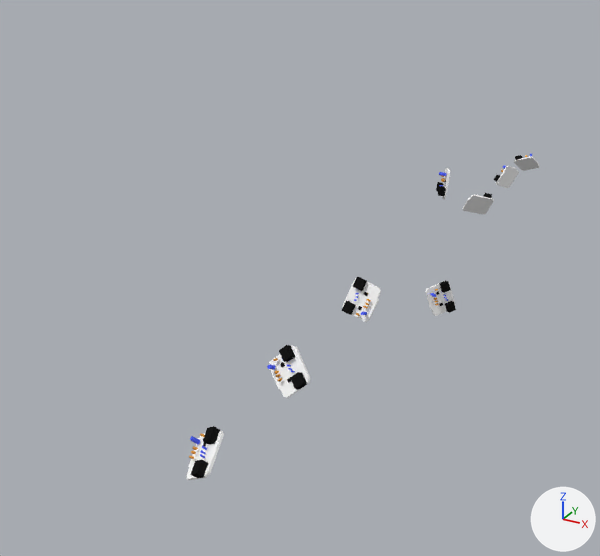
What one commit did to the Blender file Armature/Chordata_Armature_full.blend.
Both versions are drawn from a 50 mm lens placed at (3.42, -7.57, 3.33), pointed at (-0.56, -0.34, -0.29). Lighting does not change. The marker at lower right points along +X, +Y and +Z.

In view in the first picture: 'base', 'head', 'l-arm', 'l-forarm', 'l-hand', 'r-arm', 'r-forarm', 'r-hand'.
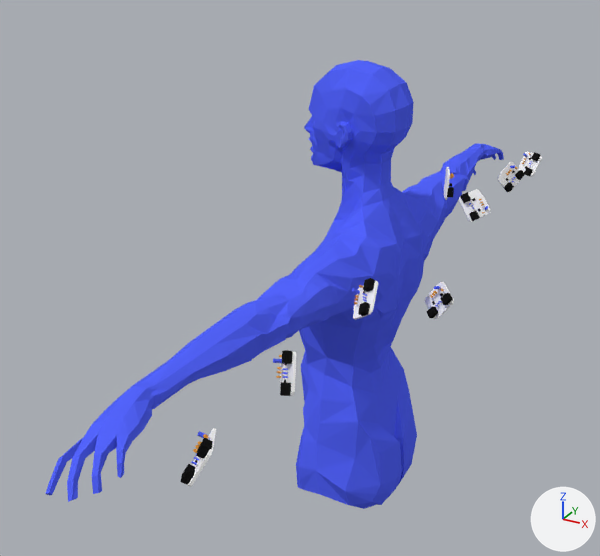
What differs and where, as boxes (x1, y1, x2, y2) in the pictures (600 x 556 px):
'bodyMesh', added (blue)
    after: (46, 60, 504, 509)
'l-arm', turned
    before: (267, 345, 310, 398)
    after: (273, 350, 296, 396)
'l-hand', turned
    before: (186, 426, 224, 480)
    after: (180, 428, 216, 487)
'l-forarm', turned
    before: (342, 277, 381, 322)
    after: (352, 278, 378, 320)
'base', turned
    before: (425, 280, 456, 316)
    after: (425, 282, 454, 319)
'r-forarm', turned
    before: (463, 193, 494, 214)
    after: (459, 189, 491, 222)
'r-arm', turned
    before: (494, 166, 519, 188)
    after: (498, 162, 525, 192)
'r-hand', turned
    before: (514, 154, 540, 171)
    after: (518, 151, 542, 177)
'head', turned
    before: (436, 168, 450, 199)
    after: (444, 167, 456, 200)

What the commit changed:
Mesh me_lowman_toes_001 is new.
It has 652 vertices, 664 faces and spans x 0.0..4.09, y 3.67..8.11, z -0.61..0.57.
It uses material mat_blue (blue #5465ff).
Object 'head' (ob_head) turns from (48, 79, -108) to (73, 98, 95) degrees about x, y and z.
Object 'base' (ob_base) turns from (79, -14, 53) to (69, 31, -37) degrees about x, y and z.
Object 'r-hand' (ob_r_hand) turns from (40, 20, 175) to (58, 1.6, -24) degrees about x, y and z.
Object 'r-forarm' (ob_r_forarm) turns from (-53, 11, 28) to (-57, 21, -138) degrees about x, y and z.
Object 'r-arm' (ob_r_arm) turns from (53, 62, -149) to (62, 50, 30) degrees about x, y and z.
Object 'l-arm' (ob_l_arm) turns from (50, -43, 16) to (75, -29, -37) degrees about x, y and z.
Object 'l-hand' (ob_l_hand) turns from (40, -32, -14) to (61, -0.2, -61) degrees about x, y and z.
Object 'l-forarm' (ob_l_forarm) turns from (-65, -13, 173) to (50, -34, -21) degrees about x, y and z.
Object 'bodyMesh' (ob_bodymesh) is new; it shows me_lowman_toes_001.
Its location is (-0.04, -0.01, -7.07).
Its rotation in degrees is (90, 0, -90).
Its scale is (1.12, 1.12, 1.12).
It gains a MIRROR modifier named 'Mirror'.
Modifier setting: use_clip = True.
It gains a EDGE_SPLIT modifier named 'EdgeSplit'.
Modifier setting: split_angle = 0.367.
